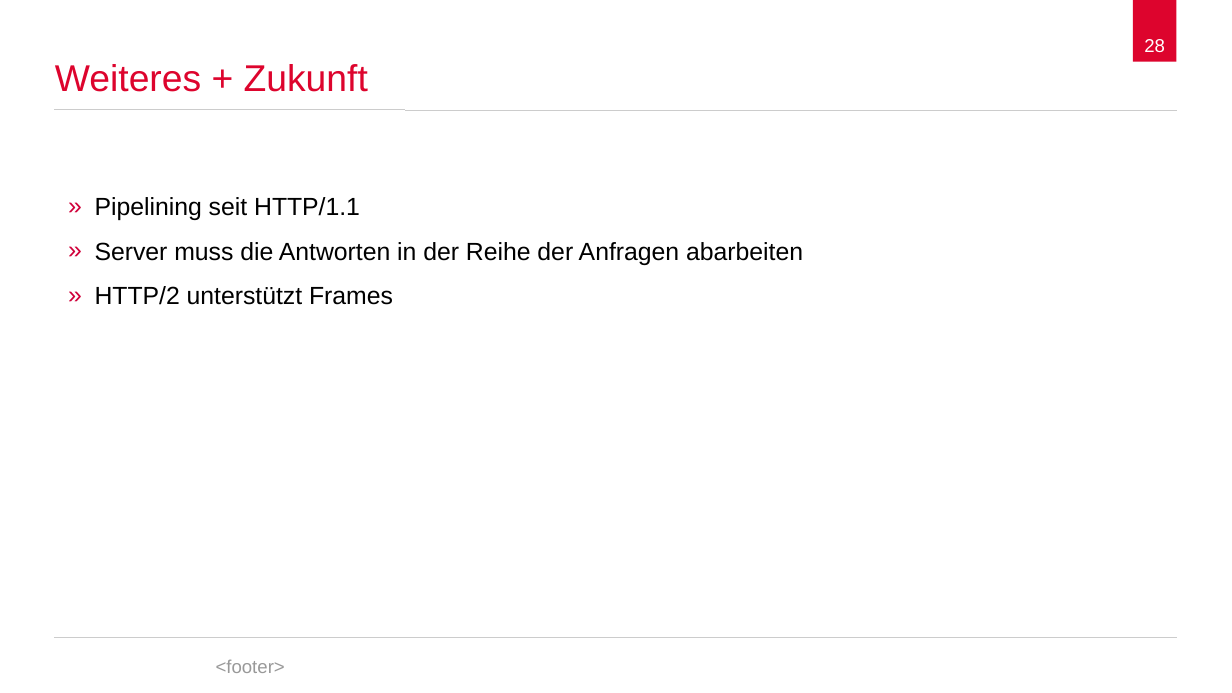
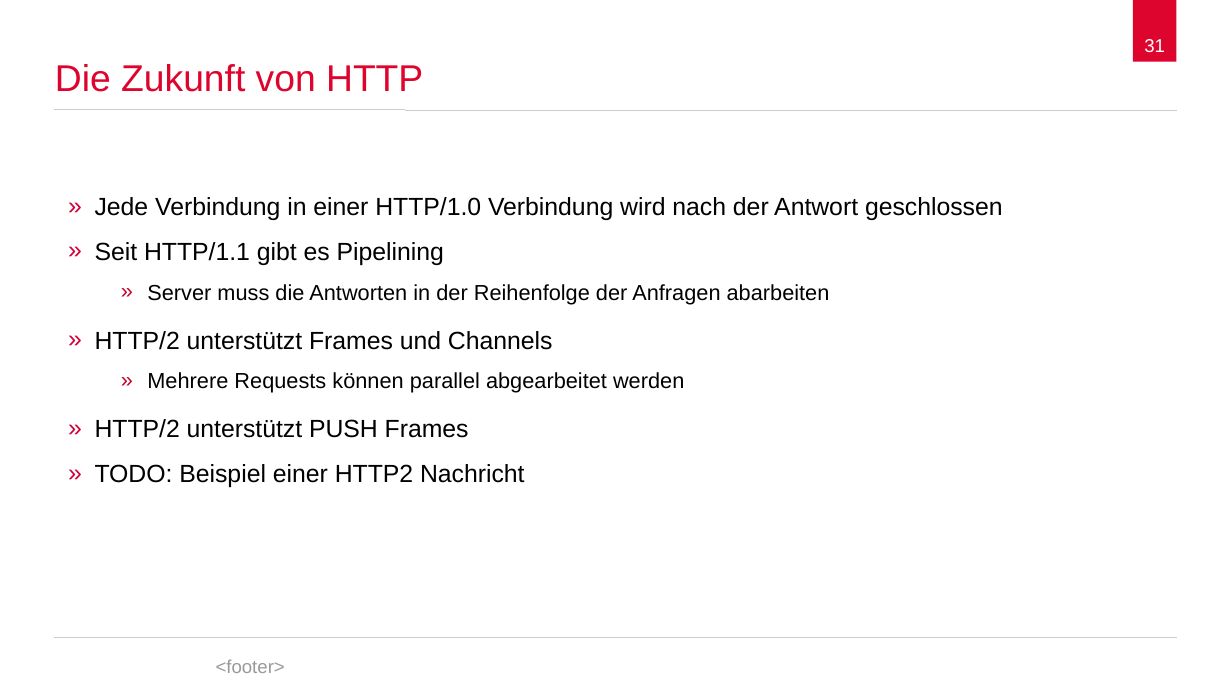
Before and after one commit to spaceone/presentations, a slide deck: slide 31 of hypertext-transfer-protocol/2017-12-05-hypertext-transfer-protocol.odp (slide 28 before the commit). Drawn at 1232x693 pixels with LibreOffice and Linux fonts; fonts in the diff are those of the drawing; background and template pictures are left out. Boxes give left, top, right and bottom in pixels: in the first picture for what was removed or moved away, otherwise in the second. Text is boxed around its words. In the diff, an @@ line names an element or a change of style, - is before the commit and + after.

```diff
--- a/hypertext-transfer-protocol/2017-12-05-hypertext-transfer-protocol.odp
+++ b/hypertext-transfer-protocol/2017-12-05-hypertext-transfer-protocol.odp
@@ page number at bbox=[1144, 39, 1165, 52]: text changed @@
-28
+31
@@ title at bbox=[55, 64, 423, 92]: text changed @@
-Weiteres + Zukunft
+Die Zukunft von HTTP
@@ text at bbox=[95, 197, 1003, 487]: text changed @@
-» Pipelining seit HTTP/1.1
-» Server muss die Antworten in der Reihe der Anfragen abarbeiten
-» HTTP/2 unterstützt Frames
+» Jede Verbindung in einer HTTP/1.0 Verbindung wird nach der Antwort geschlossen
+» Seit HTTP/1.1 gibt es Pipelining
+    » Server muss die Antworten in der Reihenfolge der Anfragen abarbeiten
+» HTTP/2 unterstützt Frames und Channels
+    » Mehrere Requests können parallel abgearbeitet werden
+» HTTP/2 unterstützt PUSH Frames
+» TODO: Beispiel einer HTTP2 Nachricht
```
Also in this commit, not shown: 13 other slides changed, 6 slides added, 4 slides removed.
